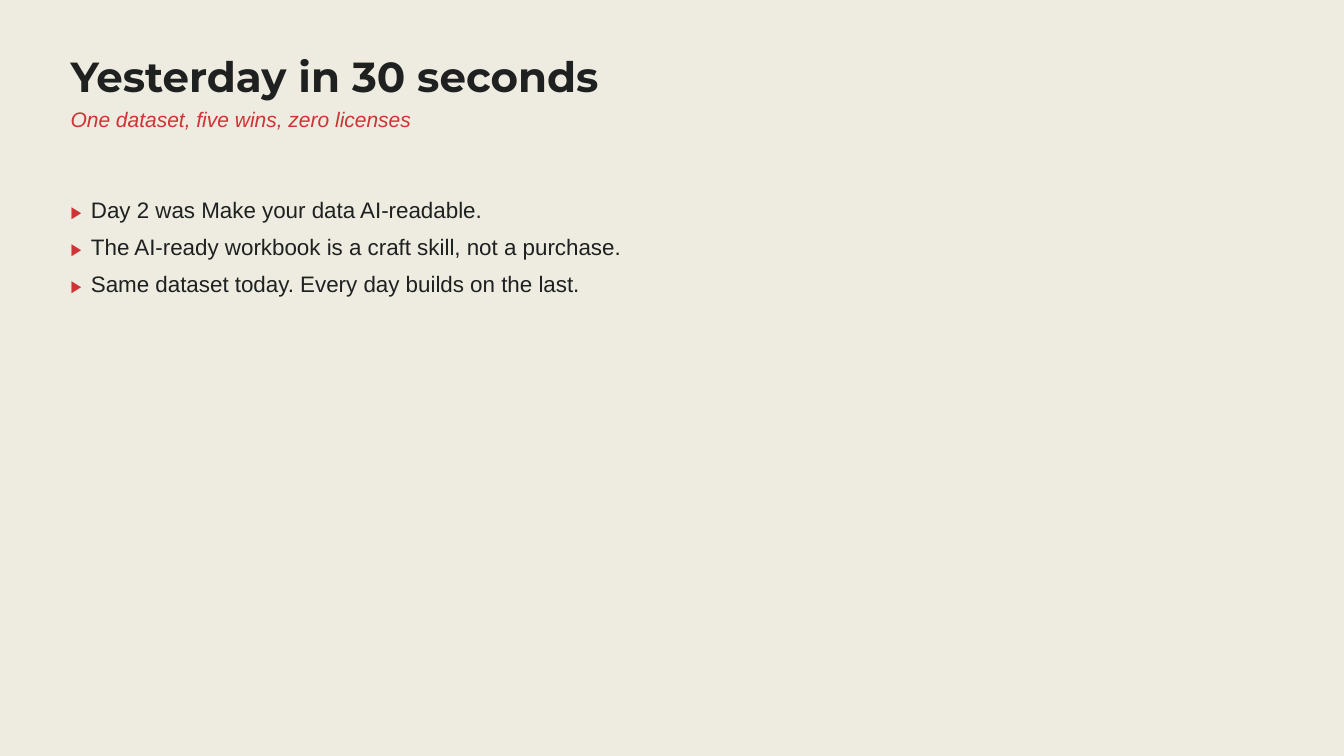
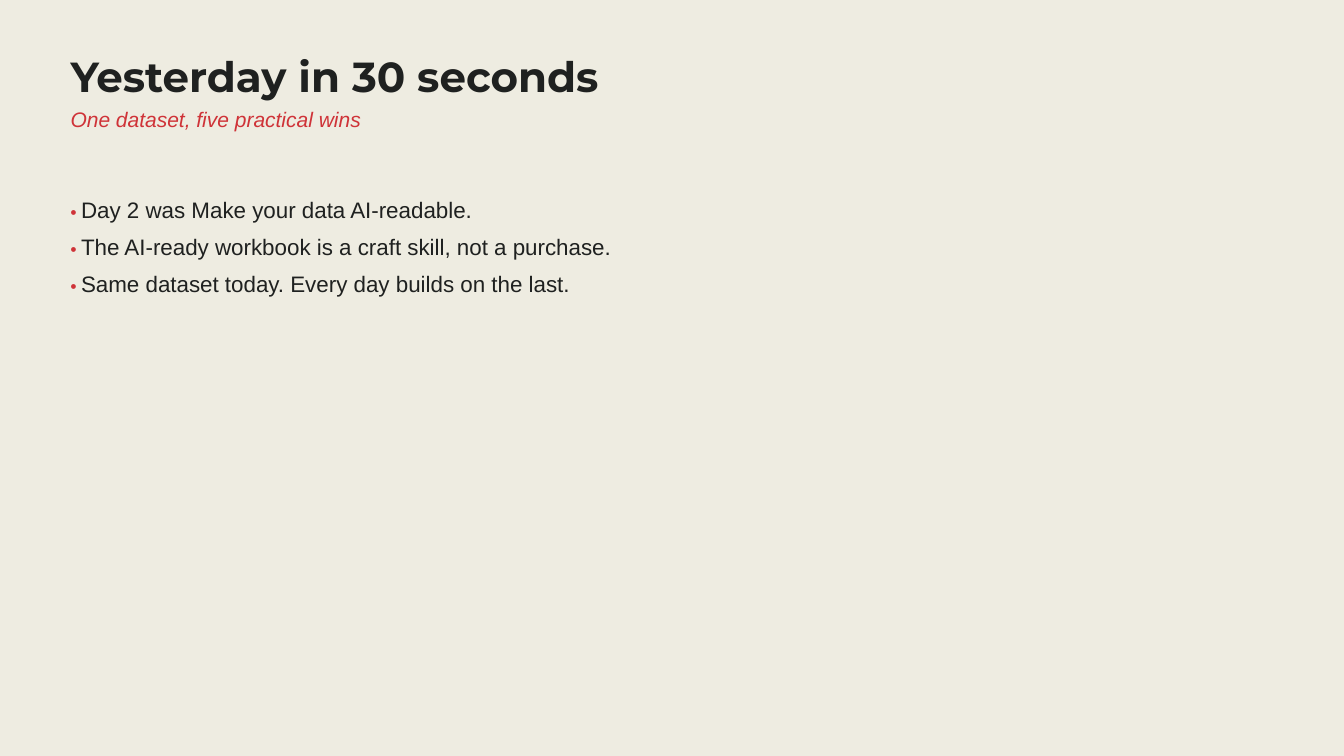
Before and after one commit to stringfestdata/guerilla-ai-for-excel, a slide deck: slide 2 of Day 3/Guerrilla AI - Day 3 - Slides.pptx. Drawn at 1344x756 pixels with LibreOffice and Linux fonts; fonts in the diff are those of the drawing. Boxes give left, top, right and bottom in pixels: in the first picture for what was removed or moved away, otherwise in the second. Text is boxed around its words. In the diff, an @@ line names an element or a change of style, - is before the commit and + after.

```diff
--- a/Day 3/Guerrilla AI - Day 3 - Slides.pptx
+++ b/Day 3/Guerrilla AI - Day 3 - Slides.pptx
@@ text at [71, 111, 361, 131]: text changed @@
-One dataset, five wins, zero licenses
+One dataset, five practical wins
@@ text at [81, 201, 611, 297]: text changed @@
-▶ Day 2 was Make your data AI-readable.
-▶ The AI-ready workbook is a craft skill, not a purchase.
-▶ Same dataset today. Every day builds on the last.
+• Day 2 was Make your data AI-readable.
+• The AI-ready workbook is a craft skill, not a purchase.
+• Same dataset today. Every day builds on the last.
```
Also in this commit, not shown: 6 other slides changed, 1 slide added, 1 slide removed, 11 other files.
